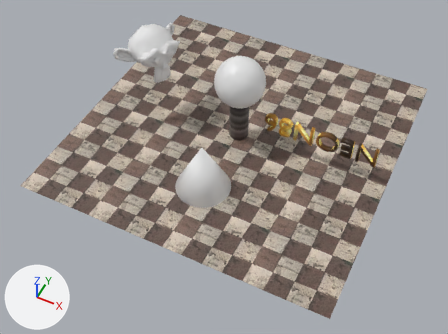
A saved change to the FBX model demos/shadowmap/scene.fbx.
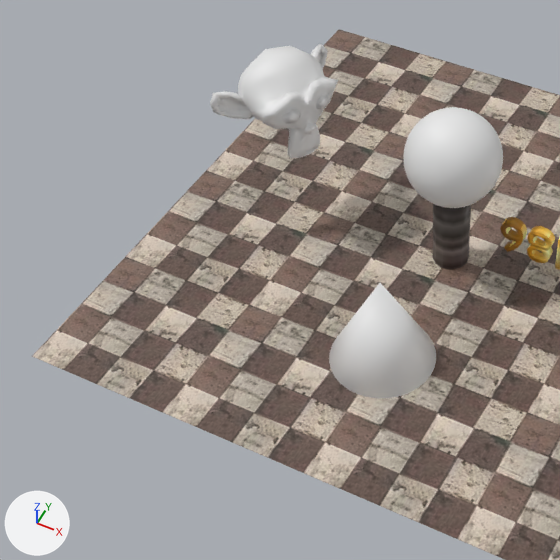
There are two pictures of each version: one whole from a camera (50 mm lens) standing at (0.193, -0.421, 0.465) and looking at (0.009, -0.052, 0.004), one close up on the part from 1% to 66% of the width and 0% to 87% of the height. The axes (+X, +Y, +Z) are drawn at lower left. The lights are the same throughout. Where no turn or scale is listed for an object, it has been applied to the vertices.

In view in the first close-up: 'Cone', 'NEON86', 'Sphere', 'Suzanne', 'ground', 'pillar'.
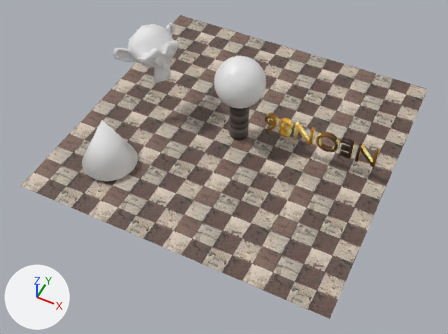
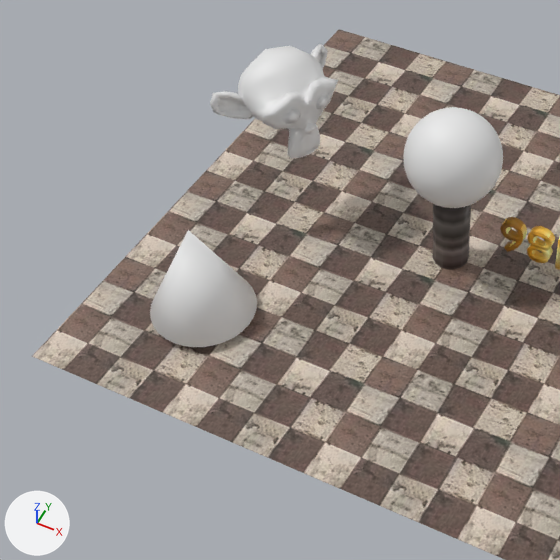
The change, as a list of edits to the scene's bpy script:
```text
Change ob_cone:
    ob_cone.location: (0.0, -0.08, 0.0268) -> (-0.0978, -0.0953, 0.0324)
```

Where the change shows, as pixel boxes (x1, y1, x2, y2) in the close-ups (560 x 560 px):
'Cone', moved
    before: (329, 283, 436, 399)
    after: (150, 230, 257, 347)
